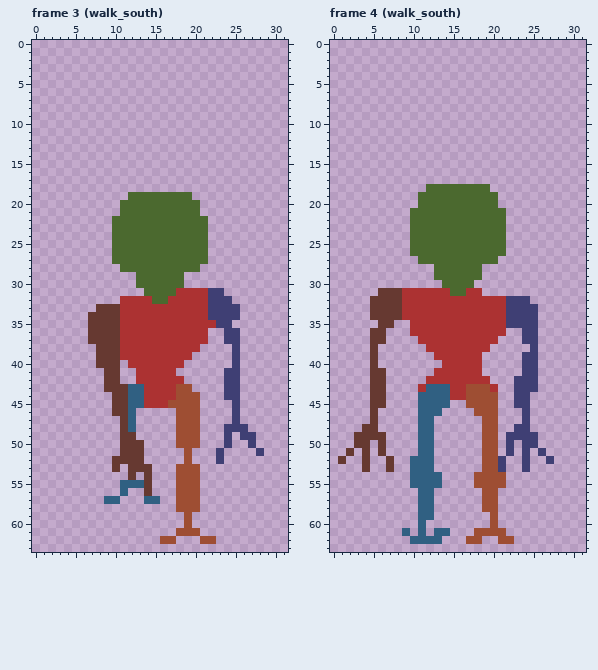
Pixel-art file -- assets/sprites/enemies/ixpuxtequi.aseprite. This is how it looked before the edit.
32x64 pixels, 9 frames. Colours within 5 levels of each other are drawn and written as one. Shown: frame 3 (walk_south), frame 4 (walk_south). The commit also changed other frames, which this record leaves out.
The same view after the edit:
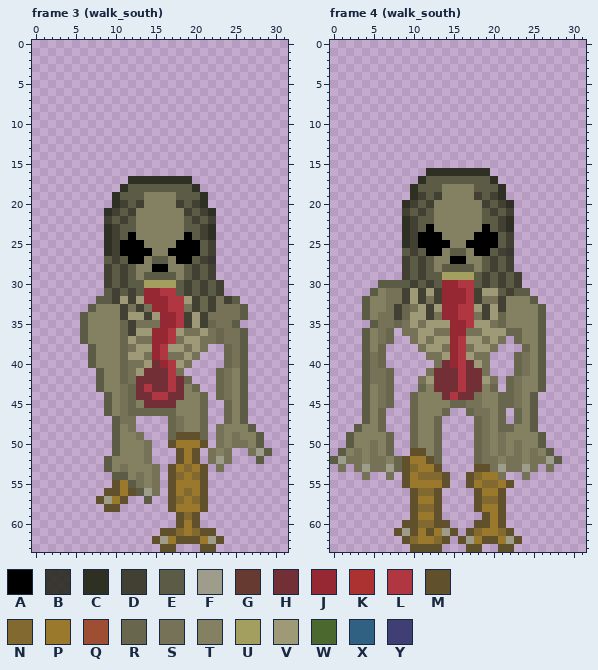
Palette (. is transparent): A #000000  B #29281fe2  C #2f3024  D #424033  E #5c5c46  F #9e9c8a  G #663931  H #723036  J #952833  K #ac3232  L #b03642  M #61502c  N #82692f  P #9a782c  Q #9e4e33  R #68674e  S #757257  T #848062  U #a3a05f  V #9e9977  W #4b692f  X #306082  Y #3f3f74
What changed:
layer "Layer 2" added
layer "Group 1/body" now hidden
layer "Group 1/LEGS" now hidden
layer "Group 1/ARMS" now hidden
layer "Group 1/head" now hidden
--- frame 3 (walk_south)
@@ x 0..31 @@
 16 ................................
-17 ................................
-18 ................................
-19 ............WWWWWWWW............
-20 ...........WWWWWWWWWW...........
-21 ...........WWWWWWWWWW...........
-22 ..........WWWWWWWWWWWW..........
-23 ..........WWWWWWWWWWWW..........
-24 ..........WWWWWWWWWWWW..........
-25 ..........WWWWWWWWWWWW..........
-26 ..........WWWWWWWWWWWW..........
-27 ..........WWWWWWWWWWWW..........
-28 ...........WWWWWWWWWW...........
-29 .............WWWWWW.............
-30 .............WWWWWW.............
-31 ..............WWWWKKKKYY........
-32 ...........KKKKWWKKKKKYYY.......
-33 ........GGGKKKKKKKKKKKYYYY......
-34 .......GGGGKKKKKKKKKKKYYYY......
-35 .......GGGGKKKKKKKKKKKKYY.......
-36 .......GGGGKKKKKKKKKKK..YY......
-37 .......GGGGKKKKKKKKKKK..YY......
-38 ........GGGKKKKKKKKKK....Y......
-39 ........GGGKKKKKKKKK.....Y......
-40 ........GGG.KKKKKKK......Y......
-41 .........GG..KKKKK......YY......
-42 .........GG..KKKKKK.....YY......
-43 .........GGGXXKKKKQQ....YY......
-44 ..........GGXXKKKKQQQ...YY......
-45 ..........GGXXKKKQQQQ....Y......
-46 ..........GGX.....QQQ....Y......
-47 ...........GX.....QQQ....Y......
-48 ...........GX.....QQQ...YYY.....
-49 ...........GG.....QQQ...Y.YY....
-50 ...........GGG....QQQ...Y..Y....
-51 ...........GGG.....Q...Y....Y...
-52 ..........GGGG.....Q...Y........
-53 ..........G.GGG...QQQ...........
-54 ............G.G...QQQ...........
-55 ...........XXXG...QQQ...........
-56 ...........X..G...QQQ...........
-57 .........XX...XX..QQQ...........
-58 ..................QQQ...........
-59 ...................Q............
-60 ...................Q............
-61 ..................QQQ...........
-62 ................QQ...QQ.........
-63 ................................
+17 ............CCCCCCCC............
+18 ...........CEEEEEEEEC...........
+19 ..........CEEETTTTEEEC..........
+20 ..........CDEDTTTTDEDC..........
+21 .........CDEDTTTTTTDEDC.........
+22 .........DEDETTTTTTEDED.........
+23 .........CDEETTTTTTEEDC.........
+24 .........CDEATTTTTTAEDC.........
+25 .........CDAAATTTTAAAED.........
+26 .........CDAAAATTAAAAED.........
+27 .........EDEAATEETAAEDB.........
+28 .........DEDETTAATTEDED.........
+29 .........DEDETEEEETEDED.........
+30 .........DEDEEUUUUEDEDED........
+31 .........EDEDEJJLLEDEDED........
+32 ........EEDVDVJJJLLVDRDSDE......
+33 .......ETTTDSDSJJLLSDRDSSSE.....
+34 ......ETTTTDVVDVJJLDVDSSSSE.....
+35 ......ETTTTRDSSSJJLDVDRSSE......
+36 ......ETTTTRDVVJJLVSSVSRSSE.....
+37 ......ETTTTRVSSJJLSVVSSRSSE.....
+38 .......ETTTRSVVJLVVSVS..RSE.....
+39 .......ETTTRVVSJLSSVS...RSE.....
+40 .......ETTTRSSVHJLVS....RSE.....
+41 ........ETTRSVHHHLS....RSTE.....
+42 ........ETTRSHHHHLHR...RSTE.....
+43 ........ETTSRHLHHLHTR..RSTE.....
+44 .........ETSRHHLLHHTTR.RSTE.....
+45 .........ETSRTHHHHTTTR..RTE.....
+46 .........ETSRRRRRRTTTR..RTE.....
+47 ..........ESS....RSTTR..RTE.....
+48 ..........ETS....RSTTR.STTTE....
+49 ..........ETTS...RMMMR.STSTTE...
+50 ..........ETTTS..MPPPM.STSSTE...
+51 ..........ETTTS...MPM.STS..SFE..
+52 .........ETTTTS...MPM.SFS...E...
+53 .........ETSTTTS.MPNPM.S........
+54 ..........EETSTS.MNPNM..........
+55 ..........MPESTS.MPPPM..........
+56 .........MMPMEFS.MPNPM..........
+57 ........MFPM..E..MNPNM..........
+58 .........MM......MPPPM..........
+59 ..................MNM...........
+60 ..................MPM...........
+61 ................MMNPNMM.........
+62 ...............MFPMMMPFM........
+63 ................MM...MM.........
--- frame 4 (walk_south)
@@ x 0..31 @@
 15 ................................
-16 ................................
-17 ................................
-18 ............WWWWWWWW............
-19 ...........WWWWWWWWWW...........
-20 ...........WWWWWWWWWW...........
-21 ..........WWWWWWWWWWWW..........
-22 ..........WWWWWWWWWWWW..........
-23 ..........WWWWWWWWWWWW..........
-24 ..........WWWWWWWWWWWW..........
-25 ..........WWWWWWWWWWWW..........
-26 ..........WWWWWWWWWWWW..........
-27 ...........WWWWWWWWWW...........
-28 .............WWWWWW.............
-29 .............WWWWWW.............
-30 ..............WWWW..............
-31 ......GGGKKKKKKWWKK.............
-32 .....GGGGKKKKKKKKKKKKKYYY.......
-33 .....GGGGKKKKKKKKKKKKKYYYY......
-34 .....GGGGKKKKKKKKKKKKKYYYY......
-35 ......GG..KKKKKKKKKKKKYYYY......
-36 .....GG...KKKKKKKKKKKK..YY......
-37 .....GG....KKKKKKKKKK...YY......
-38 .....G......KKKKKKKK.....Y......
-39 .....G.......KKKKKK.....YY......
-40 .....G........KKKKK.....YY......
-41 .....GG......KKKKKK.....YY......
-42 .....GG.....KKKKKKKK...YYY......
-43 .....GG....KXXXKKQQQK..YYY......
-44 .....GG....XXXXKKQQQQ..YY.......
-45 .....GG....XXXX..QQQQ..YY.......
-46 .....G.....XXX....QQQ...Y.......
-47 .....G.....XX......QQ...Y.......
-48 ....GG.....XX......QQ..YY.......
-49 ...GGGG....XX......QQ.YYYY......
-50 ...GG.G....XX......QQ.Y.YY......
-51 ..G.G.G....XX......QQ.Y.Y.Y.....
-52 .G..G..G..XXX......QQY..Y..Y....
-53 ....G..G..XXX......QQY..Y.......
-54 ..........XXXX....QQQQ..........
-55 ..........XXXX....QQQQ..........
-56 ...........XX......QQ...........
-57 ...........XX......QQ...........
-58 ...........XX......QQ...........
-59 ...........XX.......Q...........
-60 ...........X........Q...........
-61 .........X.X.XX...QQQQ..........
-62 ..........XXXX...QQ..QQ.........
-63 ................................
+16 ............CCCCCCCC............
+17 ...........CEEEEEEEEC...........
+18 ..........CEEETTTTEEEC..........
+19 ..........CDEDTTTTDEDC..........
+20 .........CDEDTTTTTTDEDC.........
+21 .........DEDETTTTTTEDED.........
+22 .........CDEETTTTTTEEDC.........
+23 .........CDEATTTTTTAEDC.........
+24 .........CDAAATTTTAAAED.........
+25 .........CDAAAATTAAAAED.........
+26 .........EDEAATEETAAEDB.........
+27 .........DEDETTAATTEDED.........
+28 .........DEDETEEEETEDED.........
+29 .........DEDEEUUUUEDEDED........
+30 ......EEEEDEDEJJLLEDEDED........
+31 .....ETSSDVDVDJJJLDVVEDEE.......
+32 ....ETTSSDVDSDJJJLDSSDTTTE......
+33 ....ETTSDRSVDVJJLLVDVDTTTTE.....
+34 ....ETSSDRVVDSJJLLSDVRTTTTE.....
+35 .....ESSRSVSVVVJJLVVSRTTTTE.....
+36 ....ETSR.SSVVSSJJSSVVVRRTTE.....
+37 ....ETSR..SVSVVJLVVSVS.RTTE.....
+38 ....ETR....SVVSJLSVVS...RTE.....
+39 ....ESR.....SSVJLVSS...RSTE.....
+40 ....ESR......SHJLHVS...RSTE.....
+41 ....ESSR....SHHHLHHS...RSTE.....
+42 ....ESSR...SVHHHLHHVS.RSTTE.....
+43 ....ETSR...RTHHHLHHTR.RSTTE.....
+44 ....ETSR..RTTTHLHHSTTRRSTE......
+45 ....ETSR..RTTTTRRSSTTRRSTE......
+46 ....ETR...RTTTR..RSSTR.RTE......
+47 ....ETR...RTTR....RSTR.RTE......
+48 ...ETTR...RTTR....RSTRRTTE......
+49 ..ETTTTR..RTTR....RSTSTTTTE.....
+50 ..ETTSTR..RTTR....RSTSTSTTE.....
+51 .ETSTSTR..MMTR....RSTSTSTSTE....
+52 EFSSTSSTRMPPMR....RSSTSSTSSFE...
+53 .S.SFSSFRMNPPM....MMSFSSFS.S....
+54 ....S..S.MPNNNM..MNPPS..S.......
+55 .........MPPPPM..MPNNPM.........
+56 ..........MNNM....MPPM..........
+57 ..........MPPM....MNNM..........
+58 ..........MNNM....MPPM..........
+59 ..........MPPM.....MPM..........
+60 .........MMNNMM...MMPM..........
+61 ........MFMPMPFM.MNPPNM.........
+62 .........MNPPNM.MFPMMPFM........
+63 ..........MMMM...MM..MM.........
Where, in picture pixels (left, top, right, bottom), the same in both pictures:
changed: (80, 176, 272, 552)
changed: (330, 168, 562, 552)
